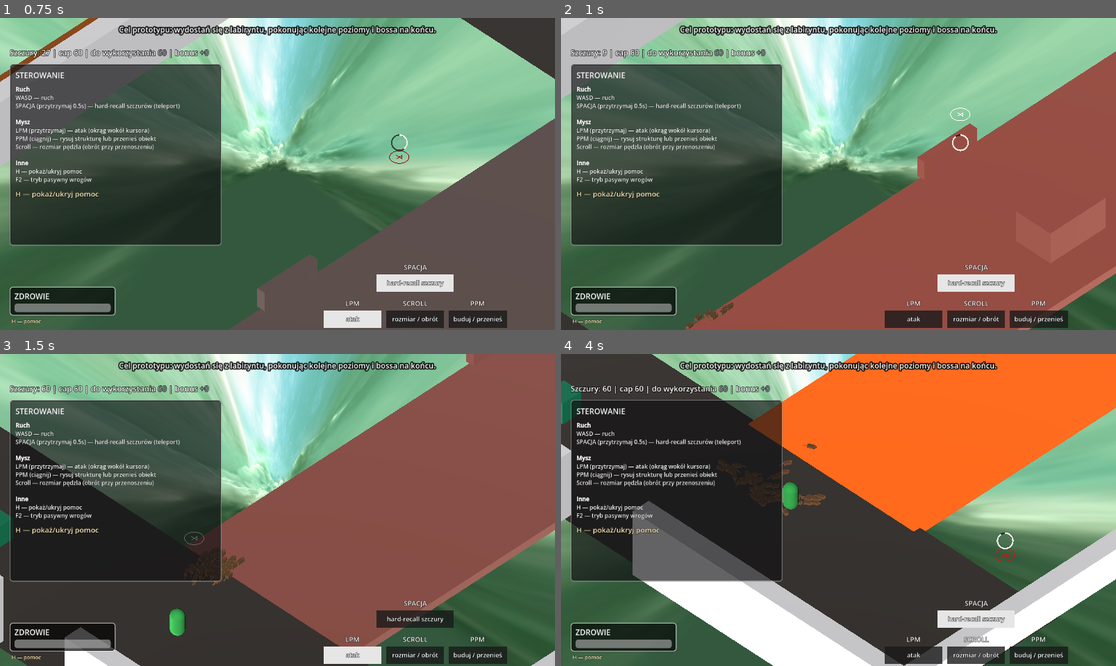
Above: before the commit, frames 1-4 (two rows, left to right).
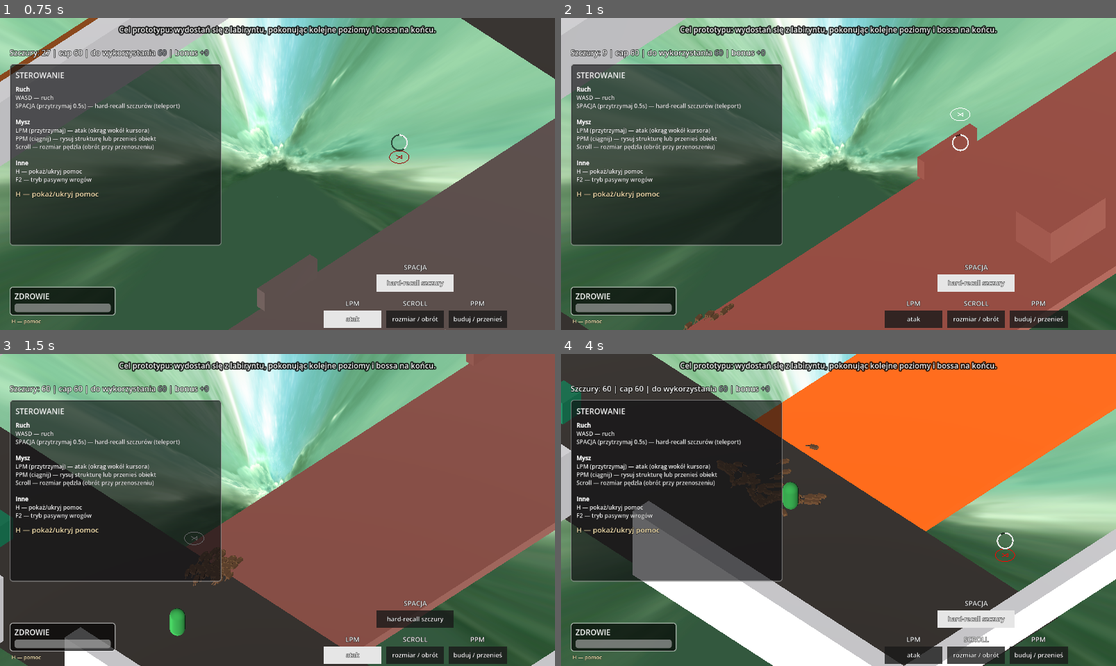
Above: after the commit, the same moments.

Repository: VirtuaIL/ZTGK-Prototyp
Game: Godot game, scene res://scenes/main.tscn
Same seed, same stepped clock (60 frames per second), same inputs: the game is played once before the commit and once after it.
Inputs (mouse positions are in pixels of both pictures, inside the frame that each line leads up to):
- Up to frame 1 (0.75 s): tap Enter at 0.5 s; move the mouse to (399, 158) at 0.52 s; hold D (move_right) from 0.53 s (still down); hold Space (recall_rats) from 0.53 s (still down); click (399, 158) at 0.67 s
- Up to frame 2 (1 s): keep holding D (move_right); keep holding Space (recall_rats)
- Up to frame 3 (1.5 s): release D (move_right) at 1.25 s; release Space (recall_rats) at 1.25 s; drag from (166, 525) to (249, 572) at 1.27 s
- Up to frame 4 (4 s): move the mouse to (894, 441) at 2.02 s; hold D (move_right) 2.03-2.75 s; hold Space (recall_rats) 2.03-2.75 s; drag from (810, 572) to (672, 463) at 2.77 s; move the mouse to (1005, 556) at 3.52 s; hold A (move_left) from 3.53 s (still down); hold Space (recall_rats) from 3.53 s (still down)

Frame 1 is identical in both runs. In frame 2, less than 0.1% of the frame differs, in the area x 22-32%, y 91-100%; in frame 3, less than 0.1%; in frame 4, 1.0%, in the area x 28-100%, y 0-57%.

Commit message:
Bridges collapsing from heavy box

Diff:
--- a/scenes/levels/levelTesting.tscn
+++ b/scenes/levels/levelTesting.tscn
@@ -151,6 +151,7 @@
 script = ExtResource("5_ftjox")
 min_cap = 35
 use_wide_brush = true
+bridge_collapse_time = 1.0
 
 [node name="StratagemSystem" type="Node" parent="." unique_id=371444767]
 script = ExtResource("6_rdrci")
--- a/scripts/box.gd
+++ b/scripts/box.gd
@@ -42,6 +42,53 @@
 
 	move_and_slide()
 
+	# Check for overweight / overhang on bridge
+	var overhanging_bridge := false
+	var space_state := get_world_3d().direct_space_state
+	var center := global_position + Vector3.UP * 0.1
+
+	var query_center := PhysicsRayQueryParameters3D.create(center, center + Vector3.DOWN * 2.0)
+	query_center.collision_mask = 1 | (1 << 8) # Floor (1) + RatStructures (9)
+	query_center.exclude = [self]
+
+	var hit_center := space_state.intersect_ray(query_center)
+	if hit_center and hit_center.collider and hit_center.collider.is_in_group("rat_structures"):
+		# We are on a bridge. Check corners/edges
+		var shape_owner_id := shape_find_owner(0)
+		if shape_owner_id != -1:
+			var shape_owner := shape_owner_get_owner(shape_owner_id) as CollisionShape3D
+			if shape_owner and shape_owner.shape:
+				var aabb := shape_owner.shape.get_debug_mesh().get_aabb()
+				var scl := global_transform.basis.get_scale()
+				var extents := aabb.size * scl * 0.45
+
+				# Check 4 corners. If any corner is unsupported, it's wider
+				var corners = [
+					Vector3(extents.x, 0, extents.z),
+					Vector3(-extents.x, 0, extents.z),
+					Vector3(extents.x, 0, -extents.z),
+					Vector3(-extents.x, 0, -extents.z)
+				]
+
+				var unsupported_count := 0
+				for c in corners:
+					var world_c = global_transform * c + Vector3.UP * 0.1
+					var q := PhysicsRayQueryParameters3D.create(world_c, world_c + Vector3.DOWN * 2.0)
+					q.collision_mask = 1 | (1 << 8)
+					q.exclude = [self]
+					var hit := space_state.intersect_ray(q)
+					if not hit:
+						unsupported_count += 1
+
+				# If at least 2 corners are unsupported, consider it overhanging
+				if unsupported_count >= 2:
+					overhanging_bridge = true
+
+	if overhanging_bridge:
+		var rm := get_tree().get_first_node_in_group("rat_manager")
+		if rm and rm.has_method("add_bridge_stress"):
+			rm.add_bridge_stress(delta)
+
 
 func set_highlight(enabled: bool) -> void:
 	var mesh_instance: MeshInstance3D = get_node_or_null("Body")
--- a/scripts/rat_manager.gd
+++ b/scripts/rat_manager.gd
@@ -170,6 +170,10 @@
 @export var structure_decay_on_projectile: float = 20.0 # integrity loss per hit
 @export var structure_lifetime: float = 0.0 # seconds before wall crumbles (0 = never)
 var _structure_timer: float = 0.0
+
+@export var bridge_collapse_time: float = 2.5
+var bridge_stress: float = 0.0
+var _stress_update_timer: float = 0.0
 
 
 func _ready() -> void:
@@ -433,6 +437,26 @@
 			recall_all_rats()
 			structure_integrity = structure_max_integrity
 			_structure_timer = 0.0
+
+	if _stress_update_timer > 0.0:
+		_stress_update_timer -= delta
+		var shake := 0.05 * (bridge_stress / bridge_collapse_time)
+		unified_shape_combiner.position = Vector3(
+			randf_range(-shake, shake),
+			0.0,
+			randf_range(-shake, shake)
+		)
+	elif bridge_stress > 0.0:
+		bridge_stress = maxf(0.0, bridge_stress - delta * 0.5)
+		if bridge_stress <= 0.0:
+			unified_shape_combiner.position = Vector3.ZERO
+		else:
+			var shake := 0.05 * (bridge_stress / bridge_collapse_time)
+			unified_shape_combiner.position = Vector3(
+				randf_range(-shake, shake),
+				0.0,
+				randf_range(-shake, shake)
+			)
 
 	# ── Neighbor throttle ──
 	_neighbor_tick += 1
@@ -1349,6 +1373,15 @@
 		structure_integrity = structure_max_integrity
 
 
+func add_bridge_stress(amount: float) -> void:
+	if not _has_static_rats():
+		return
+	bridge_stress += amount
+	_stress_update_timer = 0.1
+	if bridge_stress >= bridge_collapse_time:
+		recall_all_rats()
+
+
 func on_projectile_hit() -> void:
 	if not _has_static_rats():
 		return
@@ -1395,6 +1428,8 @@
 		rat.is_following_player = true
 		rat.is_carrier = false
 	_structure_timer = 0.0
+	bridge_stress = 0.0
+	unified_shape_combiner.position = Vector3.ZERO
 
 	# Respawn only at rat_spawn now.
 
@@ -1439,6 +1474,8 @@
 		rat.is_following_player = true
 		rat.is_carrier = false
 	_structure_timer = 0.0
+	bridge_stress = 0.0
+	unified_shape_combiner.position = Vector3.ZERO
 
 
 func _process_hover() -> void:
